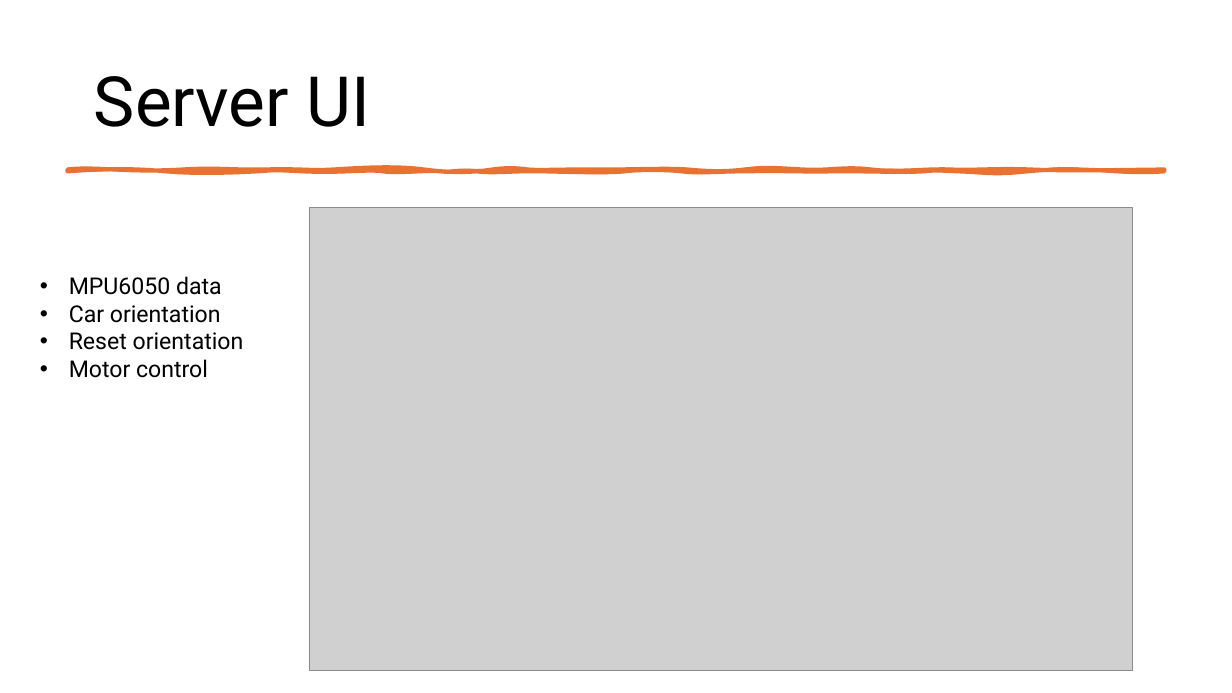
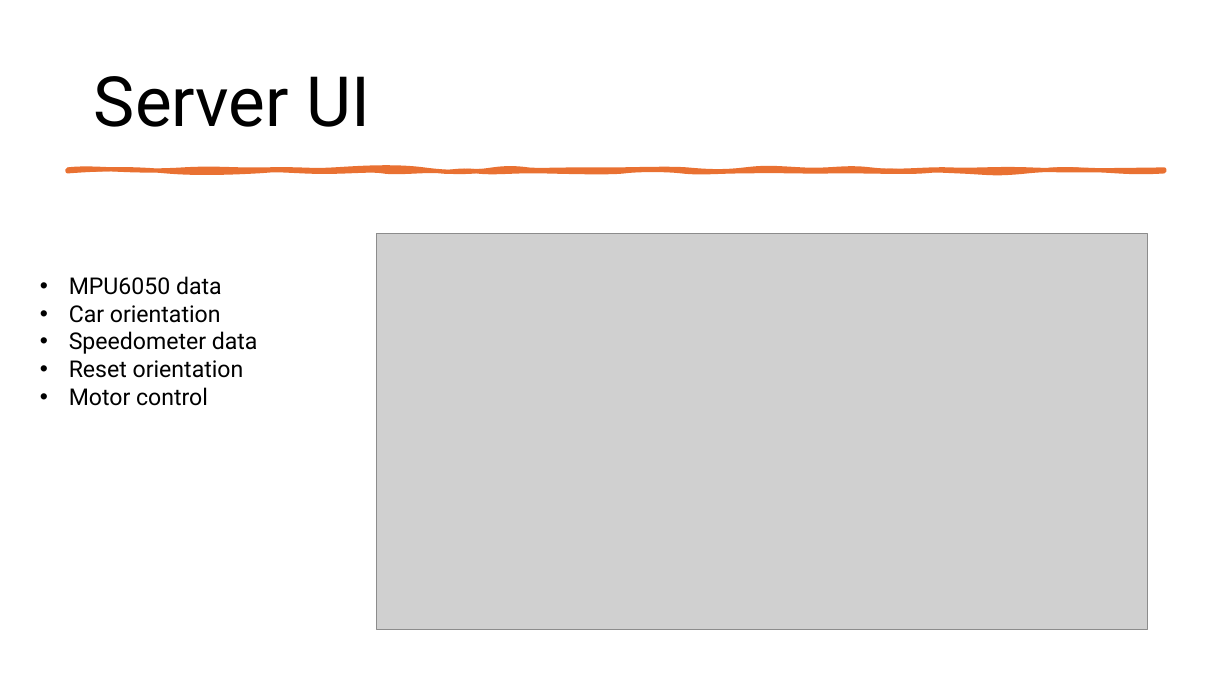
Before and after one commit to RaufPere/RC_CAR_IOT, a slide deck: slide 7 of Documentation/RC_CAR.pptx. Drawn at 1232x693 pixels with LibreOffice and Linux fonts; fonts in the diff are those of the drawing; grey boxes stand for pictures. Boxes give left, top, right and bottom in pixels: in the first picture for what was removed or moved away, otherwise in the second. Text is boxed around its words. In the diff, an @@ line names an element or a change of style, - is before the commit and + after.

Commit message:
speedometer works fine. Is also displayed on UI. Updated UI and reports a bit

```diff
--- a/Documentation/RC_CAR.pptx
+++ b/Documentation/RC_CAR.pptx
@@ picture resized from (x1=309, y1=208, x2=1132, y2=671) to (x1=377, y1=234, x2=1148, y2=630) @@
@@ text at (x1=69, y1=331, x2=258, y2=354): paragraph added @@
+• Speedometer data
```
Also in this commit, not shown: 1 other slide changed, 3 other files.
